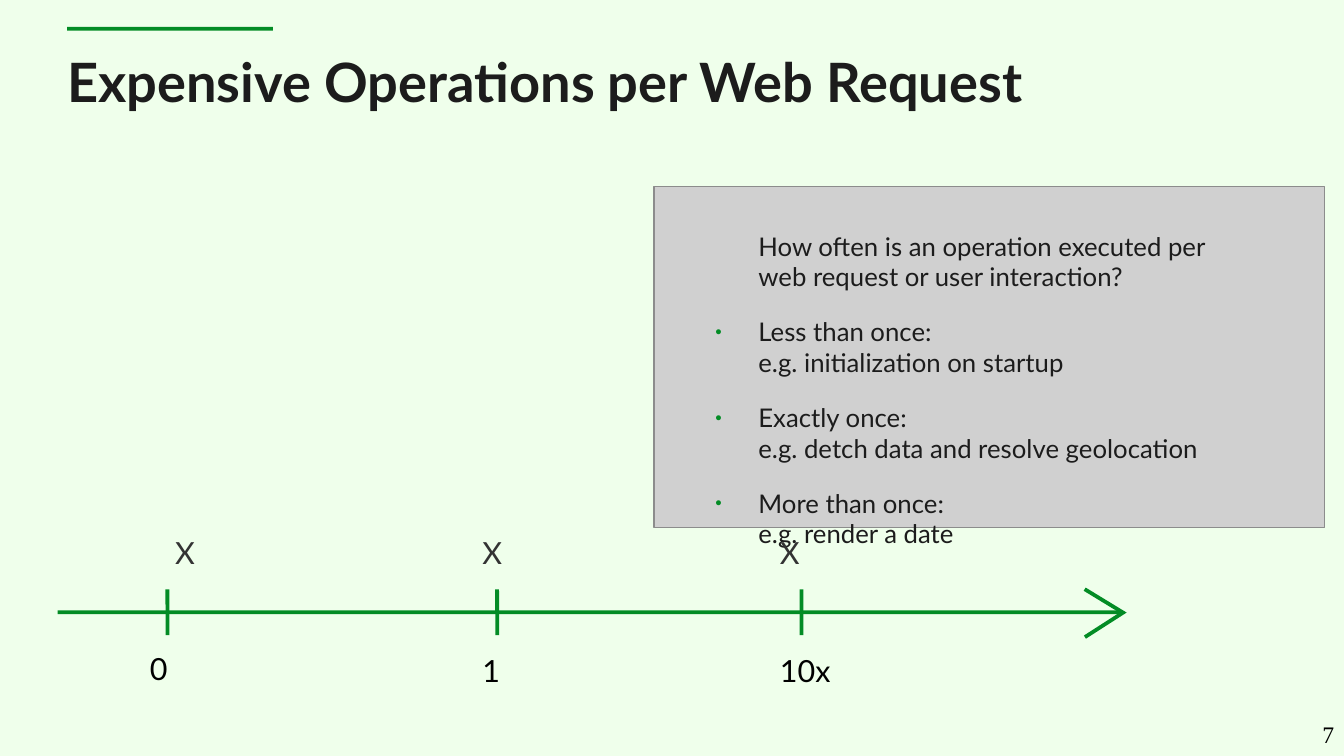
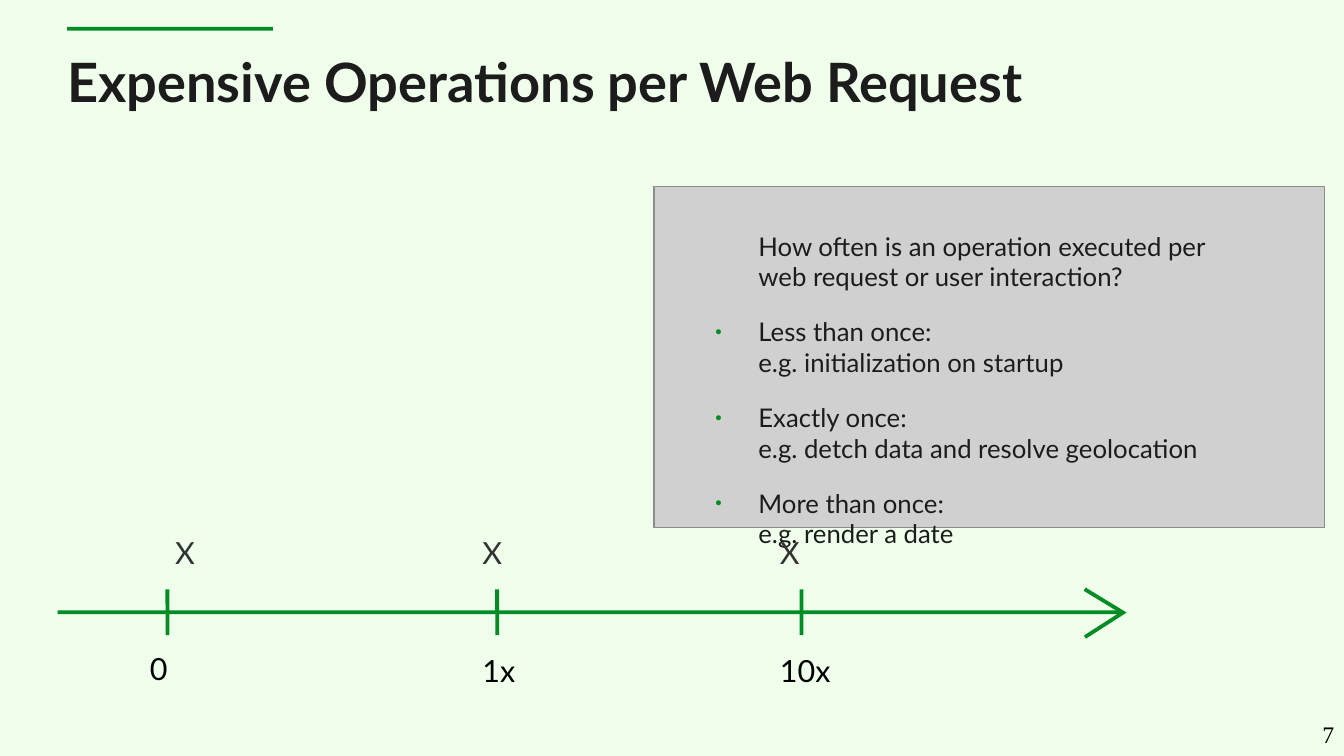
Before and after one commit to cruftex/talk-java-in-process-caching-performance-progress-pitfalls, a slide deck: slide 7 of slides-new.odp. Drawn at 1344x756 pixels with LibreOffice and Linux fonts; fonts in the diff are those of the drawing; grey boxes stand for pictures. Boxes give left, top, right and bottom in pixels: in the first picture for what was removed or moved away, otherwise in the second. Text is boxed around its words. In the diff, an @@ line names an element or a change of style, - is before the commit and + after.

```diff
--- a/slides-new.odp
+++ b/slides-new.odp
@@ text at bbox=[482, 660, 515, 682]: text changed @@
-1
+1x
```
Also in this commit, not shown: 10 other slides changed, 8 slides added, 1 slide removed.
